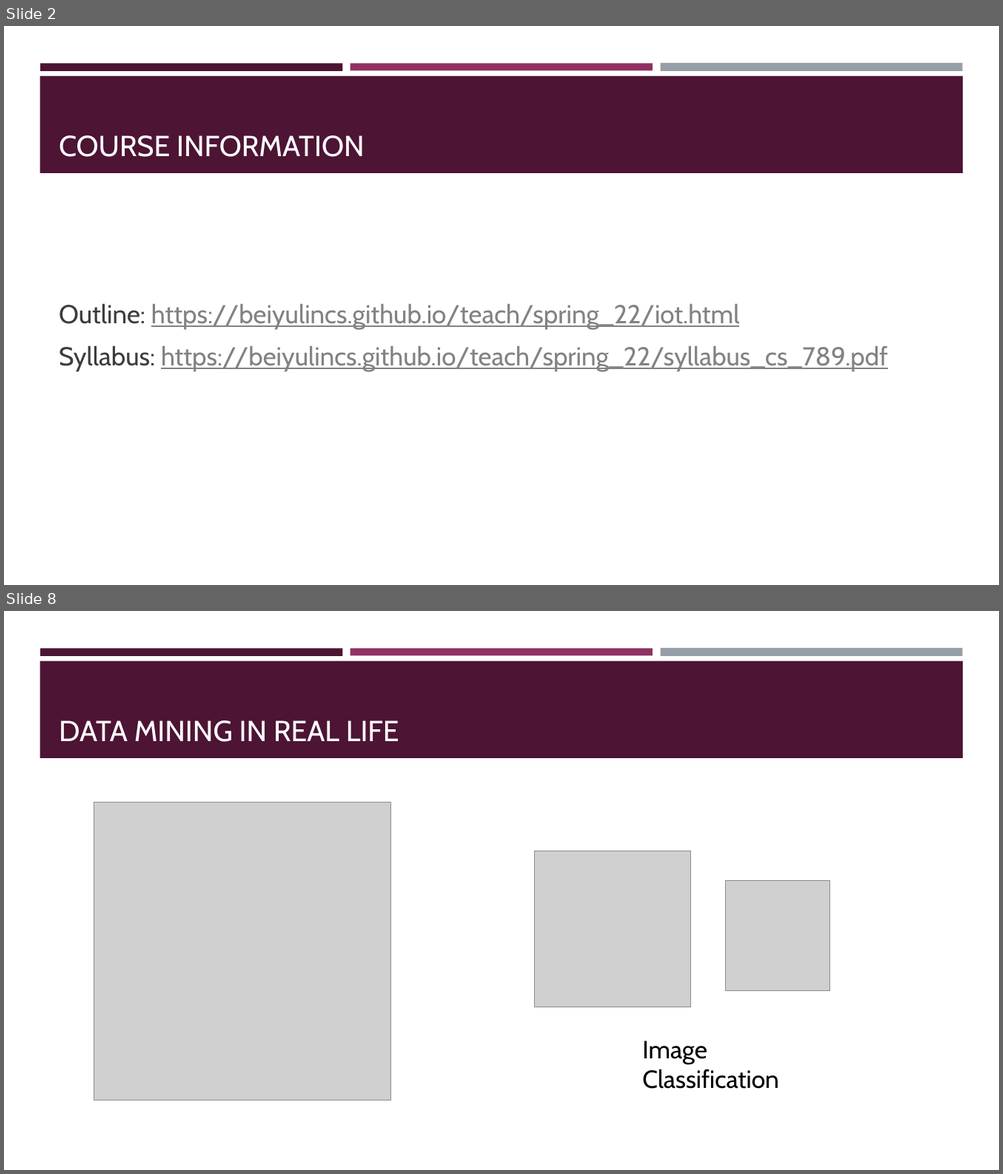
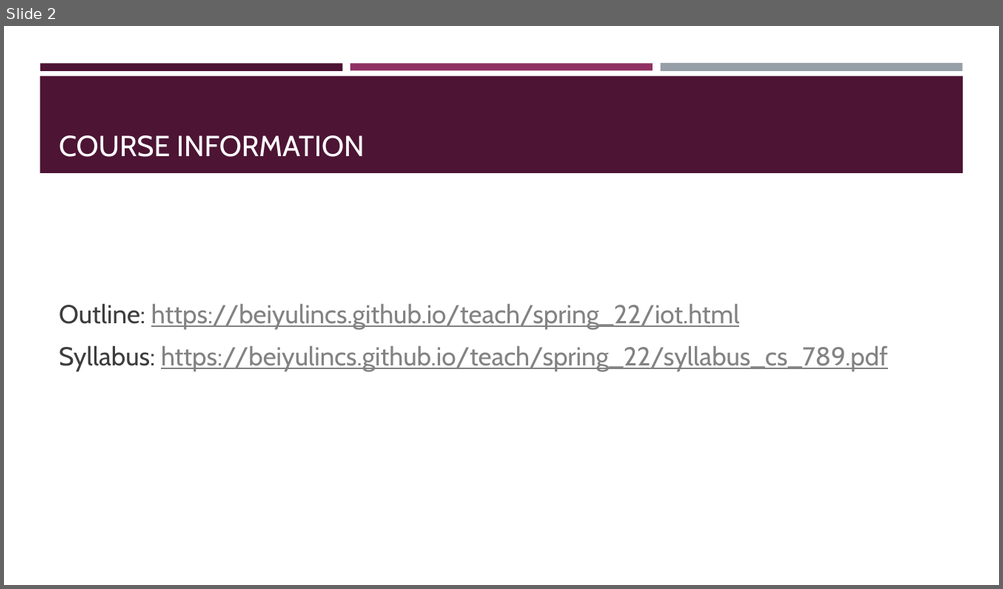
Before and after one commit to BeiyuLinCS/beiyulin.github.io, a slide deck: teach/fall_21/slides/ds_1.pptx. Shown one above the other, each under a label of ours: slides 2 and 8 before the commit, slide 2 after it; the slides between them are not shown. The pictures are 1003x1174 and 1003x589 pixels, drawn with LibreOffice and Linux fonts; fonts in the diff are those of the drawing; grey boxes stand for pictures. Boxes give left, top, right and bottom in pixels: in the first picture for what was removed or moved away, otherwise in the second. Text is boxed around its words. In the diff, an @@ line names an element or a change of style, - is before the commit and + after.

```diff
--- a/teach/fall_21/slides/ds_1.pptx
+++ b/teach/fall_21/slides/ds_1.pptx
@@ slide 8 removed at box(4, 611, 999, 1170), background #FFFFFF; not listed: 4 template elements that a slide beside it also shows @@
@@ title removed at box(59, 721, 399, 742) @@
-DATA MINING IN REAL LIFE
@@ picture removed at box(94, 803, 390, 1101) @@
@@ picture removed at box(534, 851, 690, 1007) @@
@@ picture removed at box(726, 880, 830, 991) @@
@@ text removed at box(642, 1041, 779, 1089) @@
-Image Classification
```
Also in this commit, not shown: 3 slides changed, 4 slides added, 15 other slides removed, 7 other files.
